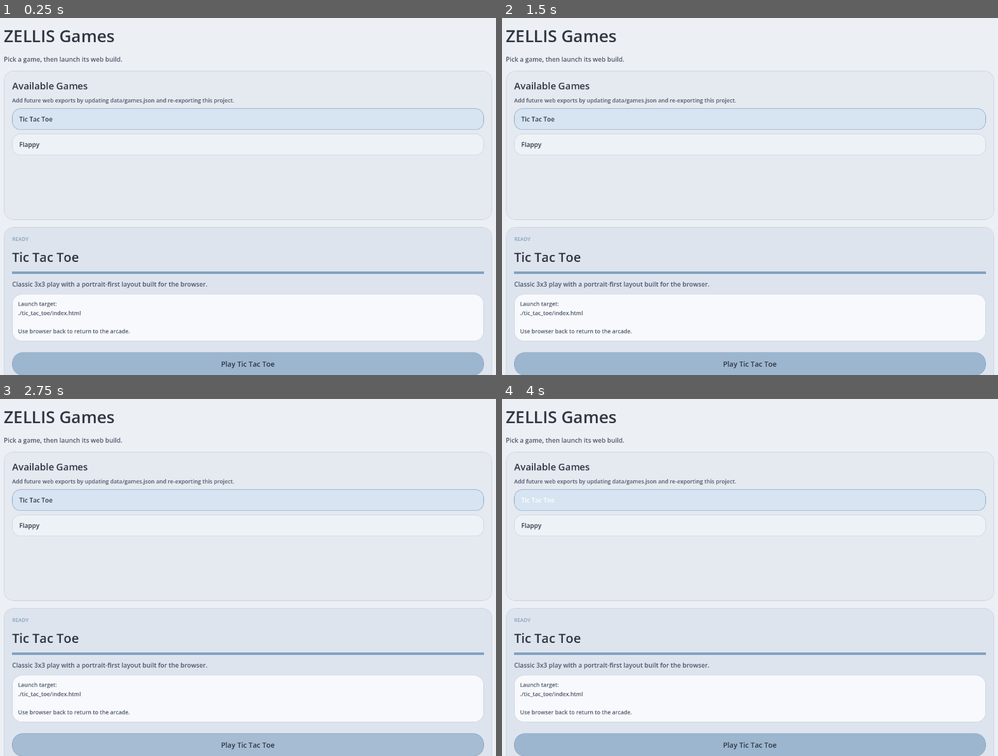
Above: before the commit, frames 1-4 (two rows, left to right).
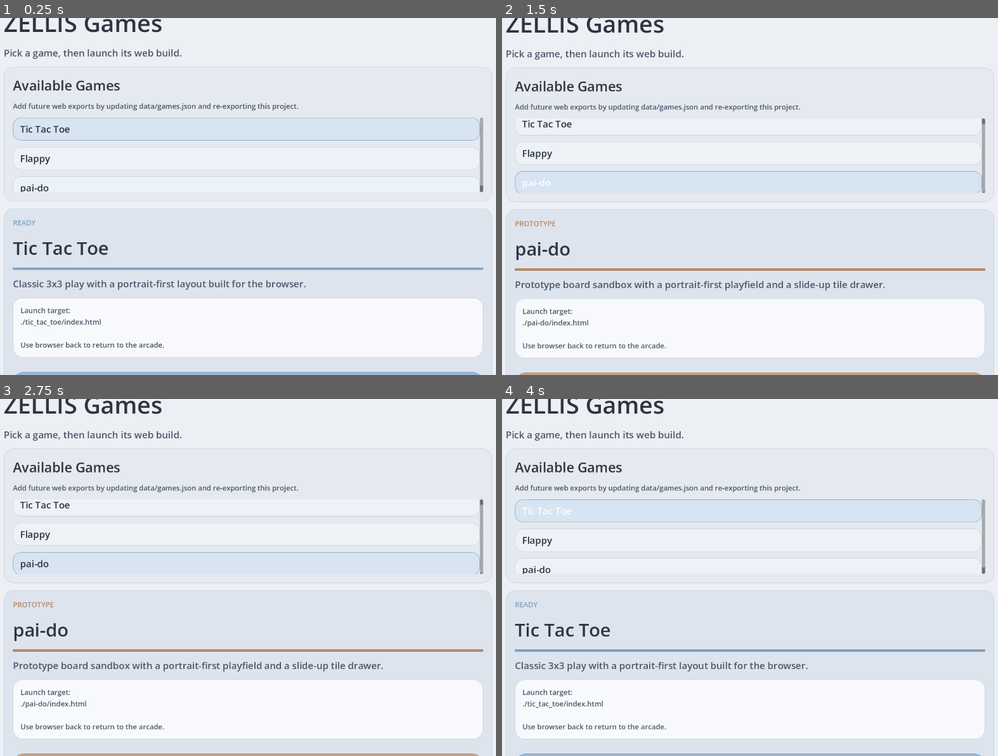
Above: after the commit, the same moments.

Repository: ZacharyEllison/games
Game: Godot game, scene res://scenes/main.tscn
Two runs of this game, one before a commit and one after it. Both use one fixed random seed, a clock stepped at 60 frames per second and the inputs below.
Inputs (mouse positions are in pixels of both pictures, inside the frame that each line leads up to):
- Up to frame 1 (0.25 s): no input
- Up to frame 2 (1.5 s): click (750, 189) at 0.5 s, where only the run after the commit has a clickable "pai-do"; click (750, 182) at 1.25 s, where only the run after the commit has a clickable "pai-do"
- Up to frame 3 (2.75 s): click (248, 745) at 2 s, where only the run before the commit has a clickable "Play Tic Tac Toe"
- Up to frame 4 (4 s): click (750, 745) at 2.75 s, where only the run before the commit has a clickable "Play Tic Tac Toe"; click "Tic Tac Toe" at 3.5 s

The runs differ from the first frame. In frame 1, 15% of the frame differs, in the area x 0-100%, y 0-100%; in frame 2, 17%; in frame 3, 17%; in frame 4, 16%.

Commit message:
Add responsive layout adjustments and new assets
- Introduced new functions for viewport size handling and variant conversion to float.
- Updated the responsive layout calculations to use dynamic sizing based on the shorter side of the viewport.
- Adjusted margins, spacings, and font sizes for various UI elements to improve responsiveness across different device sizes.
- Added new binary files: index.pck, index.png, and index.wasm for additional functionality.

Diff:
--- a/data/games.json
+++ b/data/games.json
@@ -14,5 +14,13 @@
     "url": "./flappy/index.html",
     "status": "Ready",
     "accent": "#d08770"
+  },
+  {
+    "id": "pai_do",
+    "title": "pai-do",
+    "description": "Prototype board sandbox with a portrait-first playfield and a slide-up tile drawer.",
+    "url": "./pai-do/index.html",
+    "status": "Prototype",
+    "accent": "#b48766"
   }
 ]
--- a/scripts/main.gd
+++ b/scripts/main.gd
@@ -171,6 +171,30 @@
 	label.add_theme_font_size_override("font_size", font_size)
 	label.add_theme_color_override("font_color", color)
 
+func _layout_viewport_size() -> Vector2:
+	var viewport_size := size
+	if viewport_size.x <= 0.0 or viewport_size.y <= 0.0:
+		viewport_size = get_viewport_rect().size
+
+	if OS.has_feature("web"):
+		var js_width := JavaScriptBridge.eval("window.visualViewport ? window.visualViewport.width : window.innerWidth", true)
+		var js_height := JavaScriptBridge.eval("window.visualViewport ? window.visualViewport.height : window.innerHeight", true)
+		var width := _variant_to_float(js_width, viewport_size.x)
+		var height := _variant_to_float(js_height, viewport_size.y)
+		if width > 0.0 and height > 0.0:
+			return Vector2(width, height)
+
+	return viewport_size
+
+func _variant_to_float(value: Variant, fallback: float) -> float:
+	if value is float:
+		return value
+	if value is int:
+		return float(value)
+
+	var parsed := String(value).to_float()
+	return parsed if parsed > 0.0 else fallback
+
 func _is_portrait_phone_layout(viewport_size: Vector2) -> bool:
 	return viewport_size.x <= 600.0 and viewport_size.y > viewport_size.x * 1.15
 
@@ -195,26 +219,29 @@
 	return "Launch target:\n%s\n\nUse browser back to return to the arcade." % target
 
 func _apply_responsive_layout() -> void:
-	var viewport_size := get_viewport_rect().size
+	var viewport_size := _layout_viewport_size()
 	var width := viewport_size.x
 	var height := viewport_size.y
+	var short_side := minf(width, height)
 	var is_phone := width <= 600.0
 	var is_portrait_phone := _is_portrait_phone_layout(viewport_size)
 	var is_small := width <= 820.0
-
-	var outer_margin := 8 if is_portrait_phone else (14 if is_phone else (18 if is_small else 24))
-	var inner_margin := 12 if is_portrait_phone else (14 if is_phone else (16 if is_small else 20))
-	var hint_margin_size := 10 if is_portrait_phone else (12 if is_phone else 14)
-	var section_spacing := 8 if is_portrait_phone else (12 if is_phone else (14 if is_small else 18))
-	var title_size := 38 if is_portrait_phone else (30 if is_phone else (34 if is_small else 42))
-	var heading_size := 24 if is_portrait_phone else (20 if is_phone else (22 if is_small else 24))
-	var body_size := 18 if is_portrait_phone else (16 if is_phone else 16)
-	var helper_size := 15 if is_portrait_phone else (14 if is_phone else 14)
-	var status_size := 13 if is_phone else 13
-	var button_font_size := 18 if is_portrait_phone else (16 if is_phone else 16)
-	var button_height := 56.0 if is_portrait_phone else (54.0 if is_phone else 54.0)
-	var play_height := 60.0 if is_portrait_phone else (54.0 if is_phone else 58.0)
-	var game_list_height := clampf(height * (0.14 if is_portrait_phone else (0.24 if is_phone else 0.3)), 112.0, 260.0)
+	var game_count := maxi(game_buttons.size(), maxi(games.size(), 1))
+	var outer_margin := int(clampf(short_side * (0.022 if is_portrait_phone else 0.03), 8.0, 24.0))
+	var inner_margin := int(clampf(short_side * (0.03 if is_portrait_phone else 0.035), 12.0, 22.0))
+	var hint_margin_size := int(clampf(short_side * 0.026, 10.0, 18.0))
+	var section_spacing := int(clampf(short_side * (0.018 if is_portrait_phone else 0.022), 8.0, 18.0))
+	var list_spacing := int(clampf(short_side * 0.022, 8.0, 16.0))
+	var title_size := int(clampf(short_side * (0.115 if is_portrait_phone else 0.082), 30.0, 60.0))
+	var heading_size := int(clampf(short_side * (0.068 if is_portrait_phone else 0.054), 22.0, 34.0))
+	var body_size := int(clampf(short_side * (0.052 if is_portrait_phone else 0.04), 16.0, 24.0))
+	var helper_size := int(clampf(short_side * (0.04 if is_portrait_phone else 0.033), 13.0, 18.0))
+	var status_size := int(clampf(short_side * 0.034, 13.0, 18.0))
+	var button_font_size := int(clampf(short_side * (0.05 if is_portrait_phone else 0.04), 16.0, 24.0))
+	var button_height := clampf(height * (0.066 if is_portrait_phone else (0.058 if is_phone else 0.05)), 52.0, 76.0)
+	var play_height := clampf(height * (0.072 if is_portrait_phone else (0.064 if is_phone else 0.056)), 56.0, 82.0)
+	var game_list_content_height := game_count * button_height + maxi(game_count - 1, 0) * float(list_spacing)
+	var game_list_height := clampf(game_list_content_height, button_height, height * (0.24 if is_portrait_phone else (0.32 if is_phone else 0.36)))
 	var game_panel_flags := Control.SIZE_FILL if is_portrait_phone else Control.SIZE_EXPAND_FILL
 	var game_scroll_flags := Control.SIZE_FILL if is_portrait_phone else Control.SIZE_EXPAND_FILL
 
@@ -225,8 +252,9 @@
 
 	content_box.add_theme_constant_override("separation", section_spacing)
 	panels_box.add_theme_constant_override("separation", section_spacing)
-	game_box.add_theme_constant_override("separation", 8 if is_phone else 10)
-	details_box.add_theme_constant_override("separation", 10 if is_phone else 14)
+	game_box.add_theme_constant_override("separation", list_spacing)
+	game_list.add_theme_constant_override("separation", list_spacing)
+	details_box.add_theme_constant_override("separation", int(clampf(short_side * 0.024, 10.0, 18.0)))
 
 	game_margin.add_theme_constant_override("margin_left", inner_margin)
 	game_margin.add_theme_constant_override("margin_top", inner_margin)
@@ -254,7 +282,7 @@
 	_set_label_style(game_header_label, heading_size, TEXT_COLOR)
 	_set_label_style(game_hint_label, helper_size, MUTED_TEXT)
 	_set_label_style(status_label, status_size, status_label.get_theme_color("font_color", "Label"))
-	_set_label_style(selected_title_label, heading_size + (6 if is_phone else 8), TEXT_COLOR)
+	_set_label_style(selected_title_label, int(clampf(title_size * 0.78, 28.0, 46.0)), TEXT_COLOR)
 	_set_label_style(description_label, body_size, MUTED_TEXT)
 	_set_label_style(target_label, helper_size, MUTED_TEXT)
 	_refresh_copy()
@@ -263,7 +291,7 @@
 		button.add_theme_font_size_override("font_size", button_font_size)
 		button.custom_minimum_size = Vector2(0.0, button_height)
 
-	play_button.add_theme_font_size_override("font_size", 18 if is_portrait_phone else (17 if is_phone else 18))
+	play_button.add_theme_font_size_override("font_size", int(clampf(button_font_size + 1, 18.0, 26.0)))
 
 func _apply_panel_style(panel: PanelContainer, color: Color) -> void:
 	var style := StyleBoxFlat.new()
Not shown, added: pai-do/export_presets.cfg
Binary file added: pai-do/index.apple-touch-icon.png
Binary file added: pai-do/index.icon.png
Binary file added: pai-do/index.png
Not shown, changed: index.html
Not shown, changed: index.pck
Not shown, added: pai-do/index.audio.position.worklet.js
Not shown, added: pai-do/index.audio.worklet.js
Not shown, added: pai-do/index.html
Not shown, added: pai-do/index.js
Not shown, added: pai-do/index.pck
Not shown, added: pai-do/index.wasm
